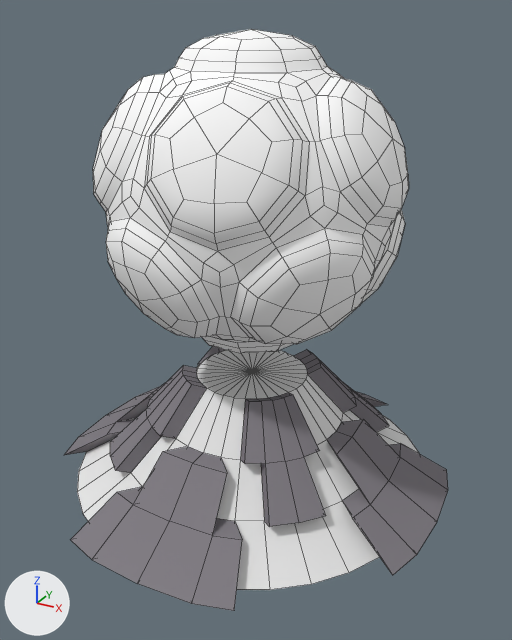
An edit to the Blender file unityProject/TotallyNotCyberspaceDoom/Assets/Entities/Monolith/monolith.blend, drawn before and after from the same camera.
Rendered twice from a camera (50 mm lens) standing at (1.75, -3.14, 2.52) and looking at (0.07, -0.08, 0.98). Every picture has the same lights, and +X, +Y and +Z are marked at lower left. Mesh edges are drawn as thin lines.

Objects in the first picture: 'Base', 'Orb'.
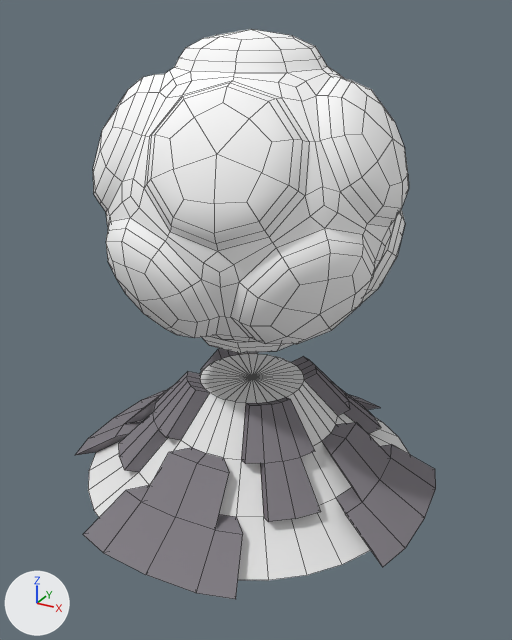
Location of each change, (x1, y1, x2, y2) in pixels of the pictures (512 x 640 px):
'Base', rescaled (6% narrower): before (64, 346, 448, 611); after (76, 348, 436, 599)

The change, as a diff of the scene's bpy script:
```diff
--- a/unityProject/TotallyNotCyberspaceDoom/Assets/Entities/Monolith/monolith.blend.py
+++ b/unityProject/TotallyNotCyberspaceDoom/Assets/Entities/Monolith/monolith.blend.py
@@ me_cone_001 @@
 me_cone_001.from_pydata(...)  # 85 vertices, 56 faces; spans x 0.0..1.97, y 0.0..1.79, z 0.0..1.97
 # used by ob_base; location = (0.0, 0.0, 0.0); rotation_euler = (1.571, 0.0, 0.0), in degrees (90, 0, 0); scale = (0.576, 0.365, 0.576)
+# me_cone_001 part 1: the whole mesh is scaled about the mesh origin by (0.542, 0.343, 0.542)
 me_cone_001.materials.append(mat_material_001)
@@ ob_base @@
 ob_base.rotation_euler = (1.571, 0.0, 0.0)  # degrees (90, 0, 0)
-ob_base.scale = (0.576, 0.365, 0.576)
 _m = ob_base.modifiers.new('Mirror', 'MIRROR')
```
